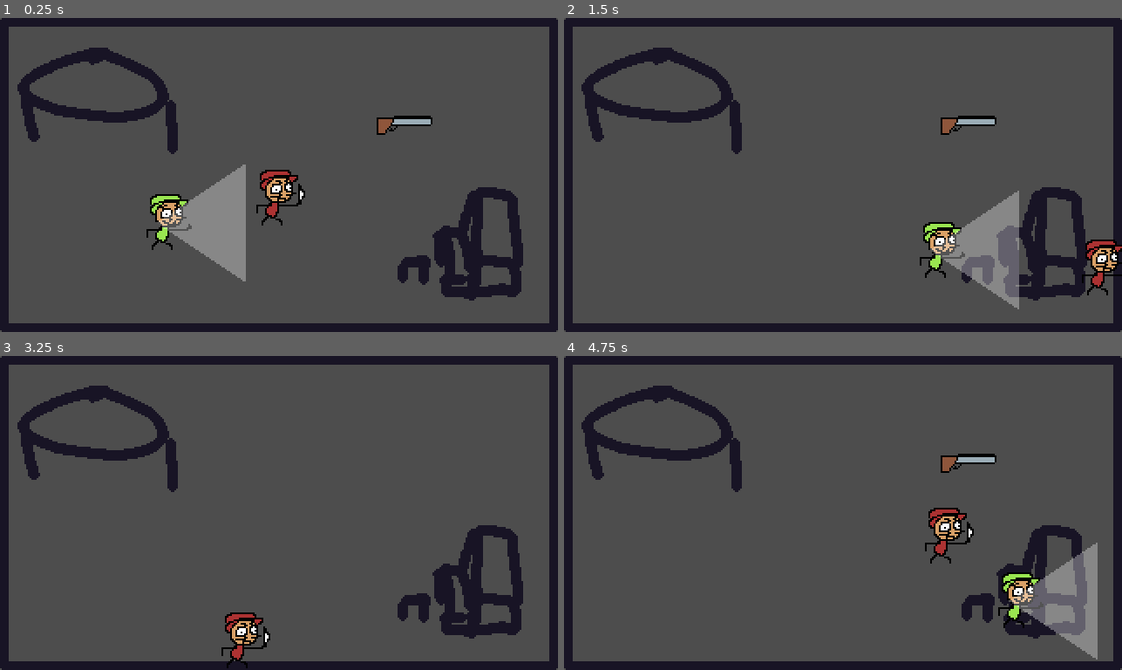
Above: before the commit, frames 1-4 (two rows, left to right).
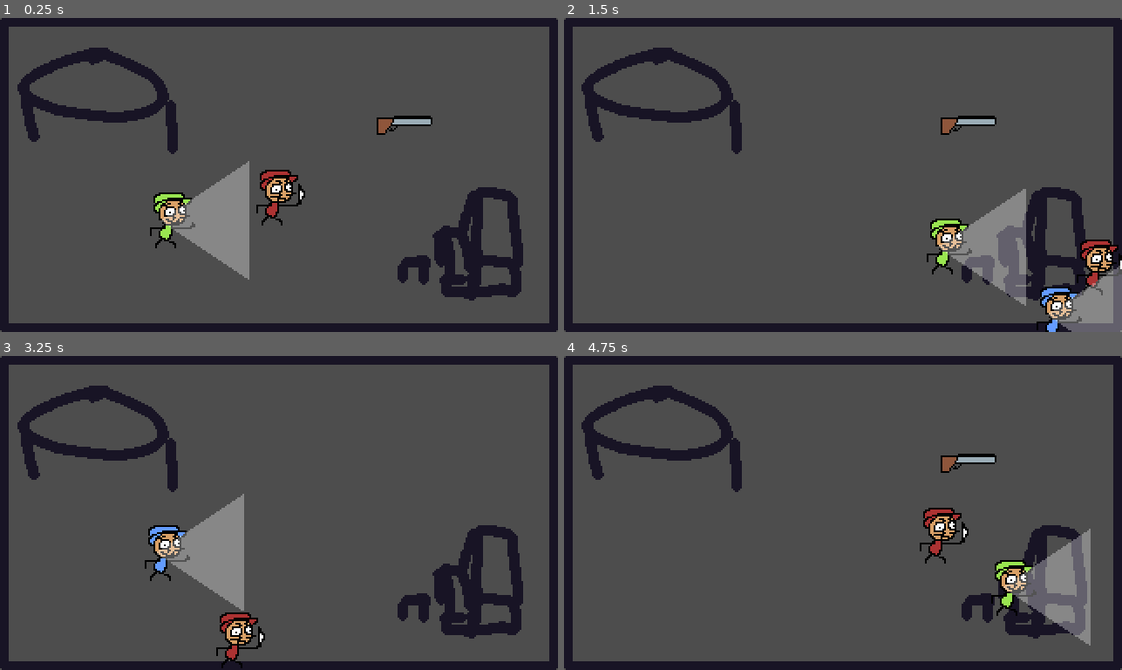
Above: after the commit, the same moments.

Repository: Buzabs/murder84
Game: Godot game, scene res://Maps/test.tscn
Same seed, same stepped clock (60 frames per second), same inputs: the game is played once before the commit and once after it.
Inputs (mouse positions are in pixels of both pictures, inside the frame that each line leads up to):
- Up to frame 1 (0.25 s): no input
- Up to frame 2 (1.5 s): move the mouse to (965, 159) at 0.52 s; hold D (Right) 0.53-1.28 s; click (965, 159) at 0.6 s; move the mouse to (731, 190) at 1.27 s; hold S (Down) from 1.28 s (still down); click (731, 190) at 1.35 s
- Up to frame 3 (3.25 s): move the mouse to (334, 443) at 2.02 s; release S (Down) at 2.03 s; hold D (Right) 2.03-2.78 s; click (334, 443) at 2.1 s; tap Enter at 2.75 s; move the mouse to (251, 575) at 2.77 s; hold W (Up) from 2.78 s (still down); click (251, 575) at 2.85 s
- Up to frame 4 (4.75 s): move the mouse to (1010, 560) at 3.52 s; release W (Up) at 3.53 s; hold A (Left) from 3.53 s (still down); click (1010, 560) at 3.6 s; move the mouse to (675, 465) at 4.27 s; click (675, 465) at 4.35 s

The runs differ from the first frame. In frame 1, 1.1% of the frame differs, in the area x 26-45%, y 45-84%; in frame 2, 4.2%, in the area x 63-100%, y 54-100%; in frame 3, 4.1%; in frame 4, 3.1%.

Commit message:
Suspicion
Added npc suspicion when holding a sus item

Diff:
--- /dev/null
+++ b/Core/GameplayManager.tscn
@@ -0,0 +1,6 @@
+[gd_scene format=3 uid="uid://byi3c7xansuag"]
+
+[ext_resource type="Script" uid="uid://dgqov801rwarx" path="res://Scripts/Globals/GlobalVars.gd" id="1_v1dly"]
+
+[node name="GlobalVars" type="Node" unique_id=1282733300]
+script = ExtResource("1_v1dly")
--- a/Items/ItemResources/shotgun_resource.tres
+++ b/Items/ItemResources/shotgun_resource.tres
@@ -9,4 +9,5 @@
 item_name = "Shotgun"
 item_icon = ExtResource("1_82cyu")
 item_scene = ExtResource("2_ndc31")
+is_suspicious = true
 metadata/_custom_type_script = "uid://rl0dxmyptcy4"
--- a/Items/item_data.gd
+++ b/Items/item_data.gd
@@ -4,3 +4,4 @@
 @export var item_name: String
 @export var item_icon: Texture2D
 @export var item_scene: PackedScene
+@export var is_suspicious: bool
--- a/Maps/test.tscn
+++ b/Maps/test.tscn
@@ -5,13 +5,16 @@
 [ext_resource type="PackedScene" uid="uid://ppex6kmmv05y" path="res://Player/player.tscn" id="3_ev8si"]
 [ext_resource type="PackedScene" uid="uid://bougn26h7pydc" path="res://NPC/NPC.tscn" id="5_scb4q"]
 [ext_resource type="Texture2D" uid="uid://b44in805uf0gk" path="res://Assets/Placeholders/npc_dead.png" id="6_3sehy"]
+[ext_resource type="Texture2D" uid="uid://cc7e5tyvc44yi" path="res://Assets/Placeholders/npc.png" id="6_mensd"]
 [ext_resource type="PackedScene" uid="uid://gl22bsxl3w20" path="res://Items/pickup.tscn" id="6_scb4q"]
+[ext_resource type="Texture2D" uid="uid://bu33e61v1tskl" path="res://Assets/Placeholders/blueman_dead.png" id="7_g55py"]
 [ext_resource type="Resource" uid="uid://urb62sjeegha" path="res://Items/ItemResources/shotgun_resource.tres" id="7_mensd"]
+[ext_resource type="Texture2D" uid="uid://devuq7umiwukh" path="res://Assets/Placeholders/blueman.png" id="8_yym6e"]
 
 [sub_resource type="NavigationPolygon" id="NavigationPolygon_l88s5"]
-vertices = PackedVector2Array(622.0469, 13.9296875, 622.9375, 165.84375, 297.77344, 160.84375, 9.2890625, 10.0625, 18.71875, 341.96094, 301.77344, 341.03125)
-polygons = Array[PackedInt32Array]([PackedInt32Array(0, 1, 2, 3), PackedInt32Array(4, 3, 2, 5)])
-outlines = Array[PackedVector2Array]([PackedVector2Array(-1, 0, 632, 4, 633, 176, 308, 171, 312, 351, 9, 352)])
+vertices = PackedVector2Array(301.77344, 341.03125, 18.71875, 341.96094, 9.2890625, 10.0625, 231.67188, 11.46875, 297.77344, 160.84375, 622.0469, 13.9296875, 622.9375, 165.84375)
+polygons = Array[PackedInt32Array]([PackedInt32Array(0, 1, 2, 3, 4), PackedInt32Array(4, 3, 5, 6)])
+outlines = Array[PackedVector2Array]([PackedVector2Array(-1, 0, 231.73575, 1.470685, 632, 4, 633, 176, 308, 171, 312, 351, 9, 352)])
 
 [node name="Test" type="Node2D" unique_id=1171783621]
 
@@ -19,38 +22,56 @@
 script = ExtResource("1_xregt")
 metadata/_custom_type_script = "uid://xoa3qf1nkqgm"
 
-[node name="Room" parent="." unique_id=1561660169 instance=ExtResource("1_y1xyx")]
+[node name="Kitchen" parent="." unique_id=1561660169 instance=ExtResource("1_y1xyx")]
 position = Vector2(160, 89)
 room_id = "Kitchen "
 
-[node name="Room2" parent="." unique_id=24690516 instance=ExtResource("1_y1xyx")]
+[node name="Piano" type="Marker2D" parent="Kitchen" unique_id=914160254]
+position = Vector2(108, 43)
+
+[node name="Table" type="Marker2D" parent="Kitchen" unique_id=1874602911]
+position = Vector2(216, -53)
+
+[node name="Hall" parent="." unique_id=24690516 instance=ExtResource("1_y1xyx")]
 position = Vector2(480, 89)
 room_id = " Hall"
 
-[node name="Room3" parent="." unique_id=533208011 instance=ExtResource("1_y1xyx")]
+[node name="LeftBottomCorner" type="Marker2D" parent="Hall" unique_id=2127532296]
+position = Vector2(-132, 65)
+
+[node name="RightUpperCorner" type="Marker2D" parent="Hall" unique_id=1537691756]
+position = Vector2(120, -55)
+
+[node name="Bedroom" parent="." unique_id=533208011 instance=ExtResource("1_y1xyx")]
 position = Vector2(160, 269)
 room_id = " Bedroom"
 
 [node name="Player" parent="." unique_id=200400303 instance=ExtResource("3_ev8si")]
 position = Vector2(161, 102)
 
-[node name="Npc" parent="." unique_id=1508994874 node_paths=PackedStringArray("actions") instance=ExtResource("5_scb4q")]
+[node name="Greenman" parent="." unique_id=1508994874 node_paths=PackedStringArray("actions") instance=ExtResource("5_scb4q")]
 position = Vector2(79, 112)
 actions = {
-NodePath("../Piano"): 10.0,
-NodePath("../Table"): 10.0
+NodePath("../Kitchen/Piano"): 10.0,
+NodePath("../Kitchen/Table"): 10.0
 }
 sprite_dead = ExtResource("6_3sehy")
+sprite_texture = ExtResource("6_mensd")
+npc_name = "Greenman"
 
-[node name="Piano" type="Marker2D" parent="." unique_id=914160254]
-position = Vector2(268, 132)
-
-[node name="Table" type="Marker2D" parent="." unique_id=1874602911]
-position = Vector2(376, 36)
+[node name="Blueman" parent="." unique_id=199707215 node_paths=PackedStringArray("actions") instance=ExtResource("5_scb4q")]
+position = Vector2(153, 234)
+actions = {
+NodePath("../Hall/RightUpperCorner"): 10.0,
+NodePath("../Hall/LeftBottomCorner"): 10.0
+}
+sprite_dead = ExtResource("7_g55py")
+sprite_texture = ExtResource("8_yym6e")
+npc_name = "Blueman"
 
 [node name="Pickup" parent="." unique_id=936480274 instance=ExtResource("6_scb4q")]
 position = Vector2(232, 58)
 item_to_give = ExtResource("7_mensd")
 
-[node name="NavigationRegion2D" type="NavigationRegion2D" parent="." unique_id=1320374833]
+[node name="NavMesh" type="NavigationRegion2D" parent="." unique_id=1320374833]
 navigation_polygon = SubResource("NavigationPolygon_l88s5")
--- a/NPC/NPC.tscn
+++ b/NPC/NPC.tscn
@@ -9,9 +9,8 @@
 [sub_resource type="CapsuleShape2D" id="CapsuleShape2D_4ntmi"]
 radius = 7.0
 
-[node name="Npc" type="CharacterBody2D" unique_id=1508994874 node_paths=PackedStringArray("nav_agent")]
+[node name="Npc" type="CharacterBody2D" unique_id=1508994874]
 script = ExtResource("1_6fl5w")
-nav_agent = NodePath("NavigationAgent2D")
 
 [node name="StateMachine" type="Node" parent="." unique_id=1165740488 node_paths=PackedStringArray("initial_state")]
 script = ExtResource("1_gxmj8")
--- a/Player/player.tscn
+++ b/Player/player.tscn
@@ -2,6 +2,9 @@
 
 [ext_resource type="Script" uid="uid://k2gc1if8b630" path="res://Scripts/Player/player.gd" id="1_4ntmi"]
 [ext_resource type="Texture2D" uid="uid://dacqpdvswopjq" path="res://Assets/Placeholders/Baldman.png" id="2_4ntmi"]
+[ext_resource type="Script" uid="uid://dw0q3eaxpcrmq" path="res://Scripts/StateMachine/state_machine.gd" id="2_btcbx"]
+[ext_resource type="Script" uid="uid://d2asn4dwqtj0s" path="res://Scripts/StateMachine/PlayerStates/idle.gd" id="3_k53q1"]
+[ext_resource type="Script" uid="uid://cw5caalj8576h" path="res://Scripts/StateMachine/PlayerStates/walk.gd" id="4_fhl08"]
 
 [sub_resource type="SpriteFrames" id="SpriteFrames_l88s5"]
 animations = [{
@@ -19,8 +22,20 @@
 
 [node name="Player" type="CharacterBody2D" unique_id=200400303 node_paths=PackedStringArray("hand")]
 script = ExtResource("1_4ntmi")
-speed = 200
 hand = NodePath("Hand")
+
+[node name="StateMachine" type="Node" parent="." unique_id=1831999296 node_paths=PackedStringArray("initial_state")]
+script = ExtResource("2_btcbx")
+initial_state = NodePath("Idle")
+metadata/_custom_type_script = "uid://dw0q3eaxpcrmq"
+
+[node name="Idle" type="Node" parent="StateMachine" unique_id=324729607 node_paths=PackedStringArray("walk_state")]
+script = ExtResource("3_k53q1")
+walk_state = NodePath("../Walk")
+
+[node name="Walk" type="Node" parent="StateMachine" unique_id=207817173 node_paths=PackedStringArray("idle_state")]
+script = ExtResource("4_fhl08")
+idle_state = NodePath("../Idle")
 
 [node name="Sprite" type="AnimatedSprite2D" parent="." unique_id=795008773]
 texture_filter = 1
@@ -33,4 +48,4 @@
 position = Vector2(11, 2)
 
 [node name="NavigationObstacle2D" type="NavigationObstacle2D" parent="." unique_id=1686678565]
-radius = 26.49
+radius = 19.87
--- /dev/null
+++ b/Scripts/Globals/GlobalVars.gd
@@ -0,0 +1,2 @@
+class_name GlobalVars
+extends Node
--- a/Scripts/NPC/npc.gd
+++ b/Scripts/NPC/npc.gd
@@ -1,16 +1,22 @@
 class_name Npc
 extends CharacterBody2D
 
+@onready var nav_agent: NavigationAgent2D = $NavigationAgent2D
+@onready var sprite: Sprite2D = $Sprite
+
 @export var actions: Dictionary[Marker2D, float]= {}
 @export var sprite_dead: Texture
-
-@export var nav_agent: NavigationAgent2D
-
+@export var sprite_texture: Texture
 @export var npc_name: String
 
+var seen_player: bool = false
+
 func _ready() -> void:
+	sprite.texture = sprite_texture
+
 	nav_agent.avoidance_enabled = true
 	nav_agent.velocity_computed.connect(_on_velocity_computed)
+
 
 func _on_velocity_computed(safe_velocity: Vector2) -> void:
 	velocity = safe_velocity
@@ -18,4 +24,8 @@
 
 
 func _on_area_of_vision_body_entered(body: Node2D) -> void:
-	print("Uh oh! Stop doing naughty stuff!")
+	var player = body as Player
+	if player:
+		if player.held_item_data != null:
+			if player.held_item_data.is_suspicious == true:
+				print("SUS!!!!")
--- a/Scripts/Player/player.gd
+++ b/Scripts/Player/player.gd
@@ -1,20 +1,10 @@
 class_name Player
 extends CharacterBody2D
-
-@export var speed = 400
 
 @export var hand: Marker2D
 
 var held_item_data: ItemData = null
 var held_item_node: Node2D = null
-
-func get_input():
-	var input_direction = Input.get_vector("Left", "Right", "Up", "Down")
-	velocity = input_direction * speed
-
-func _physics_process(_delta):
-	get_input()
-	move_and_slide()
 
 func add_to_inventory(item: ItemData) -> void:
 	if held_item_node:
--- a/Scripts/StateMachine/NPC_states/wander.gd
+++ b/Scripts/StateMachine/NPC_states/wander.gd
@@ -17,7 +17,7 @@
 func _wander_loop() -> void:
 	while true:
 		for marker in parent.actions:
-				current_target = marker.position
+				current_target = marker.global_position
 				await get_tree().create_timer(parent.actions[marker]).timeout
 
 
--- /dev/null
+++ b/Scripts/StateMachine/PlayerStates/idle.gd
@@ -0,0 +1,12 @@
+extends State
+
+@export var walk_state: State
+
+func enter(previous_state: State) -> void:
+	parent.velocity = Vector2.ZERO
+
+func physics_process(delta: float) -> void:
+	var direction := Input.get_vector("Left", "Right", "Up", "Down")
+	if direction != Vector2.ZERO:
+		state_machine.transition_to(walk_state)
+		return
--- /dev/null
+++ b/Scripts/StateMachine/PlayerStates/walk.gd
@@ -0,0 +1,13 @@
+extends State
+
+@export var idle_state: State
+
+@export var speed = 200
+
+func get_input():
+	var input_direction = Input.get_vector("Left", "Right", "Up", "Down")
+	parent.velocity = input_direction * speed
+
+func physics_process(_delta):
+	get_input()
+	parent.move_and_slide()
--- a/Scripts/StateMachine/state.gd
+++ b/Scripts/StateMachine/state.gd
@@ -1,7 +1,7 @@
 class_name State
 extends Node
 
-var parent: Npc
+var parent: CharacterBody2D
 var state_machine: StateMachine
 
 func enter(previous_state: State) -> void:
--- a/Scripts/Weapons/shotgun.gd
+++ b/Scripts/Weapons/shotgun.gd
@@ -5,6 +5,8 @@
 @export var marker2d: Marker2D
 @export var timer: Timer
 var can_shoot_bull = true
+
+static var IS_SUSPICIOUS = true
 
 func _process(delta: float) -> void:
 	look_at(get_global_mouse_position())
--- a/project.godot
+++ b/project.godot
@@ -27,6 +27,13 @@
 window/size/window_height_override=720
 window/stretch/mode="viewport"
 window/stretch/aspect="expand"
+
+[file_customization]
+
+folder_colors={
+"res://Assets/": "red",
+"res://Scripts/": "orange"
+}
 
 [input]
 
Binary file added: Assets/Placeholders/blueman.png
Not shown, added: Assets/Placeholders/blueman.png.import
Binary file added: Assets/Placeholders/blueman_dead.png
Not shown, added: Assets/Placeholders/blueman_dead.png.import
Not shown, added: Scripts/Globals/GlobalVars.gd.uid
Not shown, added: Scripts/StateMachine/PlayerStates/idle.gd.uid
Not shown, added: Scripts/StateMachine/PlayerStates/walk.gd.uid
